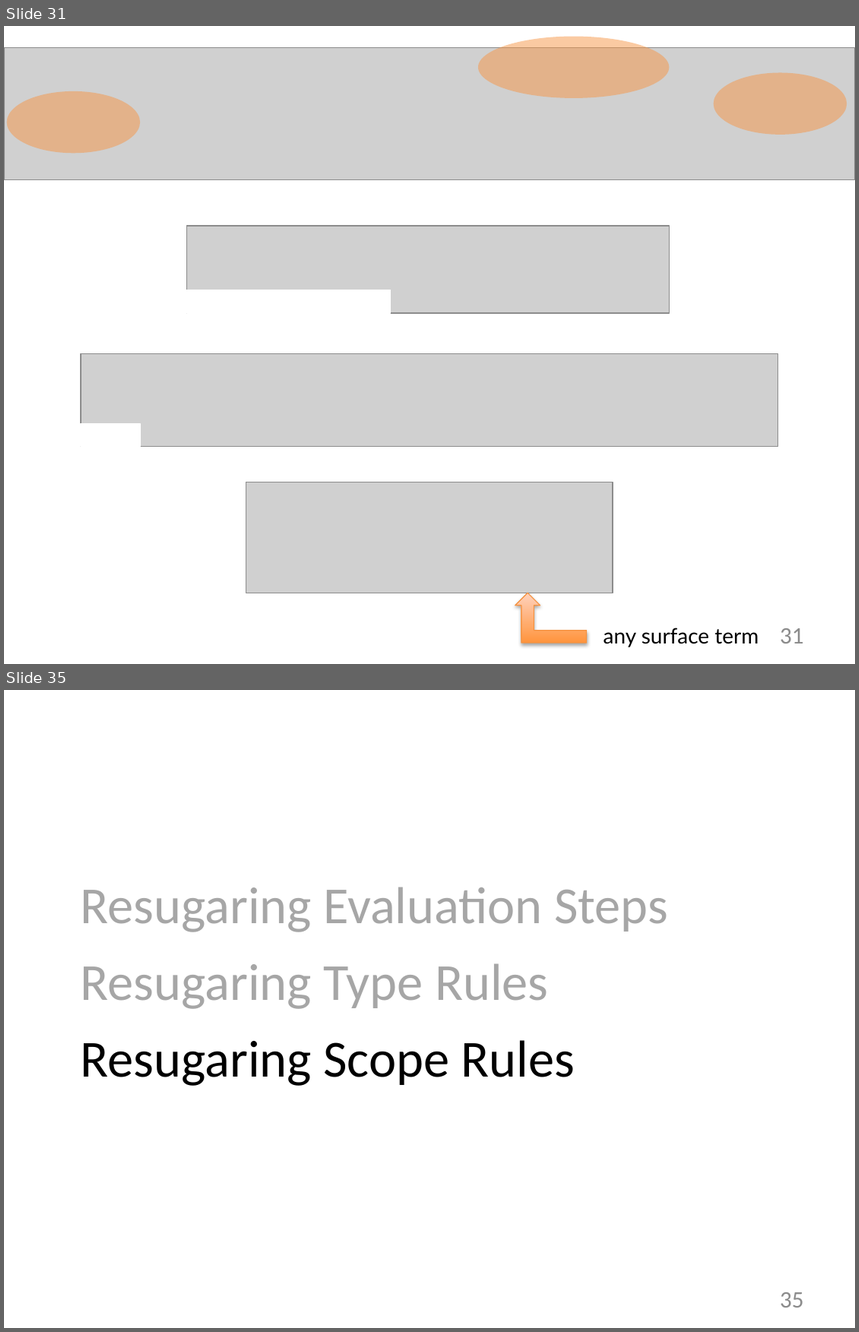
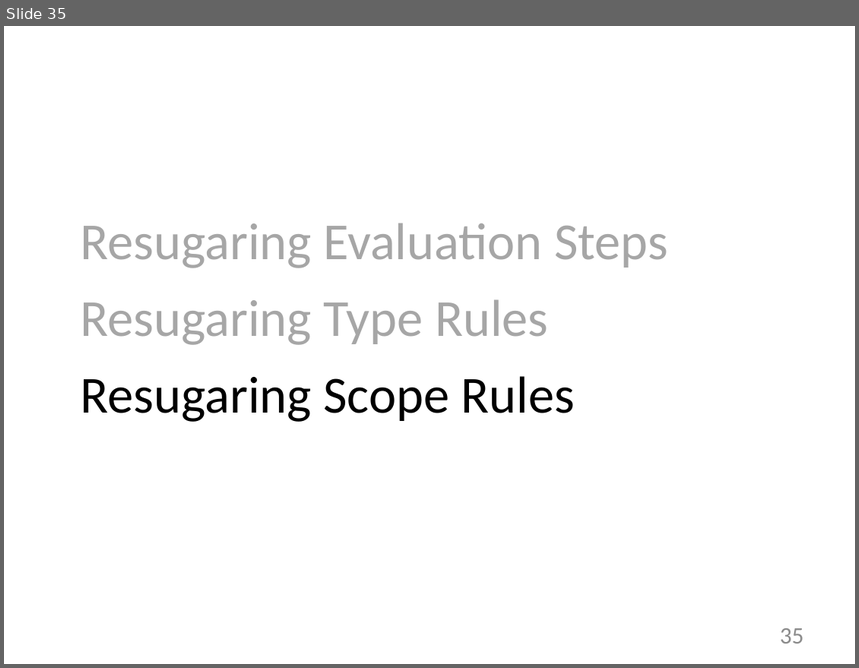
Before and after one commit to justinpombrio/thesis, a slide deck: defense.pptx. Shown one above the other, each under a label of ours: slides 31 and 35 before the commit, slide 35 after it; the slides between them are not shown. The pictures are 859x1332 and 859x668 pixels, drawn with LibreOffice and Linux fonts; fonts in the diff are those of the drawing; grey boxes stand for pictures. Boxes give left, top, right and bottom in pixels: in the first picture for what was removed or moved away, otherwise in the second. Text is boxed around its words. In the diff, an @@ line names an element or a change of style, - is before the commit and + after.

```diff
--- a/defense.pptx
+++ b/defense.pptx
@@ slide 31 removed at box(4, 26, 855, 664), background #FFFFFF @@
@@ picture removed at box(4, 48, 855, 180) @@
@@ ellipse removed at box(478, 36, 669, 98) @@
@@ ellipse removed at box(6, 91, 140, 154) @@
@@ ellipse removed at box(714, 73, 848, 135) @@
@@ picture removed at box(187, 226, 670, 314) @@
@@ rectangle removed at box(187, 290, 390, 313) @@
@@ picture removed at box(81, 354, 778, 446) @@
@@ rectangle removed at box(81, 424, 140, 446) @@
@@ picture removed at box(246, 482, 614, 594) @@
@@ bent up arrow removed at box(515, 593, 587, 643) @@
@@ text removed at box(604, 628, 759, 648) @@
-any surface term
@@ page number removed at box(780, 629, 804, 644) @@
-31
```
Also in this commit, not shown: 4 slides changed, 1 slide added.
